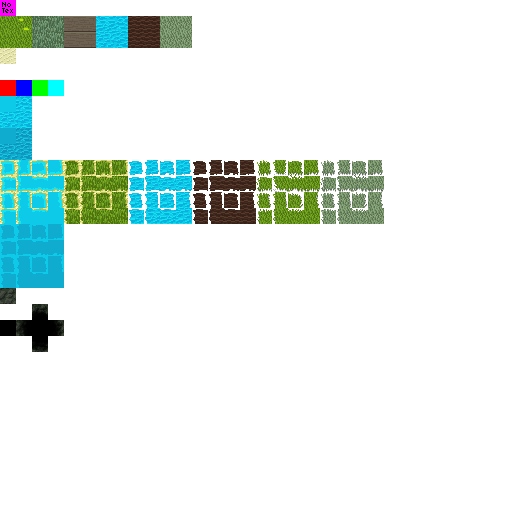
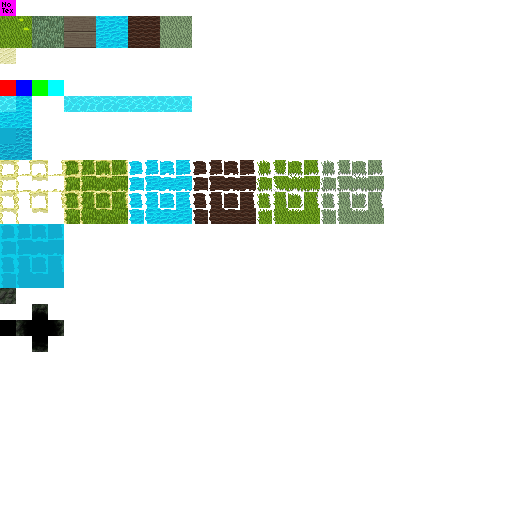
Layer changes from the first 512x512 image to the second:
added layer "Layer 115" (68%) above "Layer 114" over [1, 161, 48, 214]
renamed "Layer 110" to "Layer 114", moved it above "Layer 113", painted on it over [0, 97, 186, 224]
removed layer "Layer 103" over [0, 96, 192, 224]
renamed "Layer 104" to "Layer 112", painted on it over [0, 96, 192, 224]
removed layer "Layer 108" over [0, 96, 64, 224]
